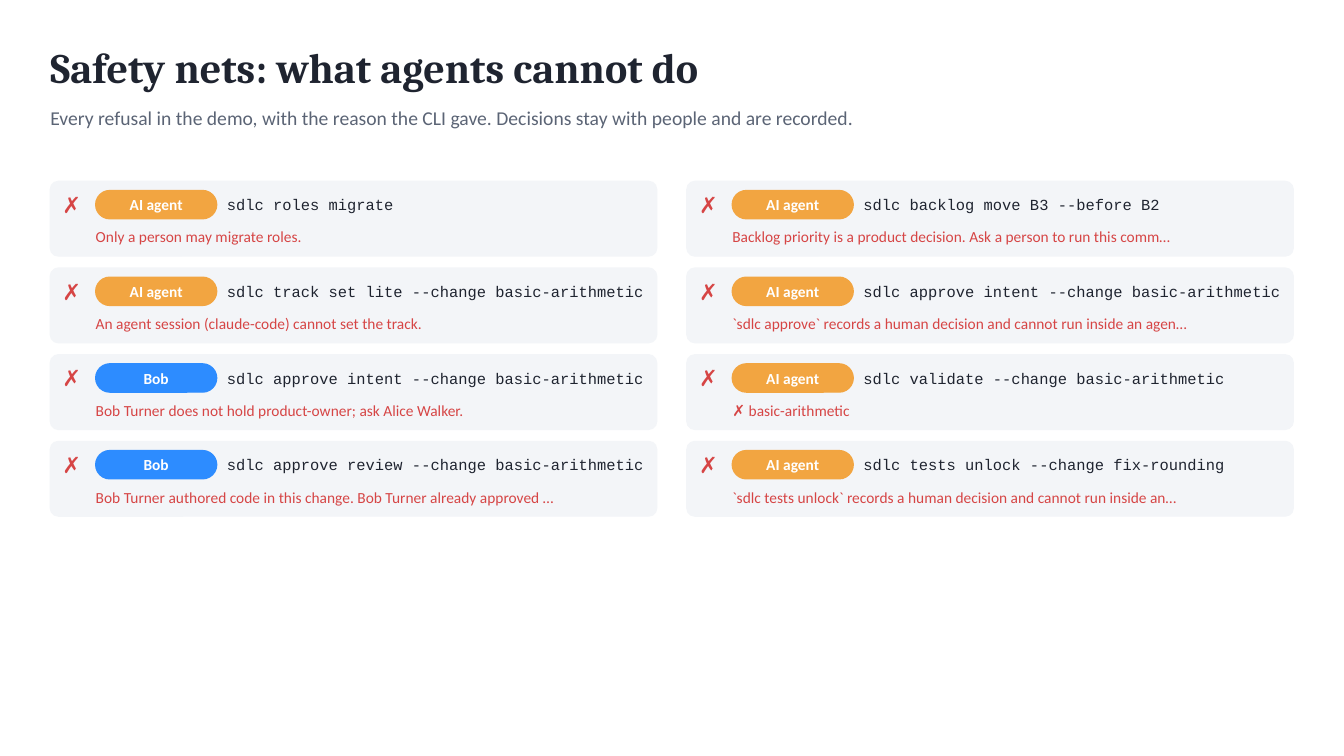
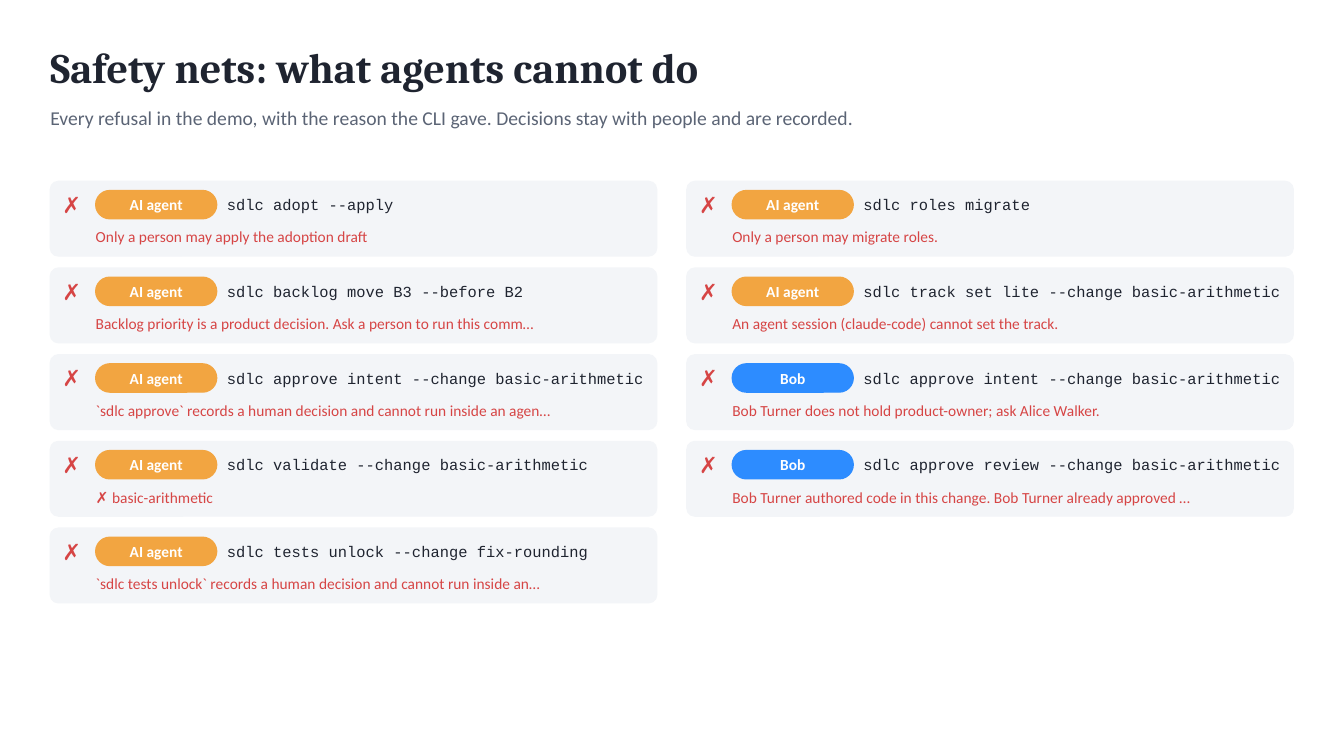
Before and after one commit to marin-ai-tech/sdlc, a slide deck: slide 15 of docs/demo/sdlc-calculator-demo.en.pptx. Drawn at 1344x756 pixels with LibreOffice and Linux fonts; fonts in the diff are those of the drawing. Boxes give left, top, right and bottom in pixels: in the first picture for what was removed or moved away, otherwise in the second. Text is boxed around its words. In the diff, an @@ line names an element or a change of style, - is before the commit and + after.

Commit message:
feat: backlog and adopt workflows, sdlc adopt, backlog edit, a stricter hook (0.7.0)
- /sdlc:backlog (/sdlc-backlog) works with the backlog from the agent: lists
  it, decomposes an epic or idea into items the person confirms, brings an
  item to ready and starts it; reordering and dropping stay the person's.
- sdlc backlog edit changes an item's title, outcome, criteria,
  dependencies, kind or risk, never its place or status.
- sdlc adopt analyses an existing project (stack, CI, CODEOWNERS, git
  authors) and drafts verify commands, protected paths and roles.yaml with a
  holder for every role a gate needs; sdlc adopt --apply writes them and only
  a person may run it.
- /sdlc:adopt (/sdlc-adopt) prepares an existing project for agents: layout,
  documents filled from the code with file references, the settings draft.
  sdlc init suggests it.
- Agents change openspec/backlog.md only through the CLI.
- The hook catches state-file writes through git checkout/restore,
  PowerShell cmdlets, backslash and ./ spellings, ln, patch renames and
  another letter case; human-only commands are recognized after global
  options, through sdlc.cmd and across line continuations; protected and test
  paths match regardless of case.

```diff
--- a/docs/demo/sdlc-calculator-demo.en.pptx
+++ b/docs/demo/sdlc-calculator-demo.en.pptx
@@ text at [227,199,394,213]: text changed @@
-sdlc roles migrate
+sdlc adopt --apply
@@ text at [863,199,1030,213]: text changed @@
-sdlc backlog move B3 --before B2
+sdlc roles migrate
@@ text at [96,231,367,245]: text changed @@
-Only a person may migrate roles.
+Only a person may apply the adoption draft
@@ text at [732,231,938,245]: text changed @@
-Backlog priority is a product decision. Ask a person to run this comm…
+Only a person may migrate roles.
@@ text at [227,286,524,300]: text changed @@
-sdlc track set lite --change basic-arithmetic
+sdlc backlog move B3 --before B2
@@ text at [863,286,1280,300]: text changed @@
-sdlc approve intent --change basic-arithmetic
+sdlc track set lite --change basic-arithmetic
@@ text at [96,318,534,332]: text changed @@
-An agent session (claude-code) cannot set the track.
+Backlog priority is a product decision. Ask a person to run this comm…
@@ text at [732,318,1058,332]: text changed @@
-`sdlc approve` records a human decision and cannot run inside an agen…
+An agent session (claude-code) cannot set the track.
@@ rounded rectangle at [96,364,217,392]: fill #2D8CFF to #F2A541; outline #2D8CFF 1 pt to #F2A541 1 pt @@
@@ text at [130,374,183,387]: text changed @@
-Bob
+AI agent
@@ rounded rectangle at [732,364,853,392]: fill #F2A541 to #2D8CFF; outline #F2A541 1 pt to #2D8CFF 1 pt @@
@@ text at [780,373,805,384]: text changed @@
-AI agent
+Bob
@@ text at [863,373,1280,387]: text changed @@
-sdlc validate --change basic-arithmetic
+sdlc approve intent --change basic-arithmetic
@@ text at [96,405,550,419]: text changed @@
-Bob Turner does not hold product-owner; ask Alice Walker.
+`sdlc approve` records a human decision and cannot run inside an agen…
@@ text at [732,405,1100,419]: text changed @@
-✗ basic-arithmetic
+Bob Turner does not hold product-owner; ask Alice Walker.
@@ rounded rectangle at [96,451,217,479]: fill #2D8CFF to #F2A541; outline #2D8CFF 1 pt to #F2A541 1 pt @@
@@ text at [130,460,183,473]: text changed @@
-Bob
+AI agent
@@ text at [227,459,588,473]: text changed @@
-sdlc approve review --change basic-arithmetic
+sdlc validate --change basic-arithmetic
@@ rounded rectangle at [732,451,853,479]: fill #F2A541 to #2D8CFF; outline #F2A541 1 pt to #2D8CFF 1 pt @@
@@ text at [780,459,805,470]: text changed @@
-AI agent
+Bob
@@ text at [863,459,1280,473]: text changed @@
-sdlc tests unlock --change fix-rounding
+sdlc approve review --change basic-arithmetic
@@ text at [112,492,213,503]: text changed @@
-Bob Turner authored code in this change. Bob Turner already approved …
+✗ basic-arithmetic
@@ text at [732,492,1175,506]: text changed @@
-`sdlc tests unlock` records a human decision and cannot run inside an…
+Bob Turner authored code in this change. Bob Turner already approved …
@@ rounded rectangle added at [50,528,656,603], fill #F3F5F8, outline #F3F5F8 1 pt @@
@@ text added at [63,536,93,567], 16 pt, text #D64545, bold @@
+✗
@@ rounded rectangle added at [96,537,217,566], fill #F2A541, outline #F2A541 1 pt @@
@@ text added at [130,547,183,560], 11 pt, text #FFFFFF, bold @@
+AI agent
@@ text added at [227,546,588,560], 11 pt, text #1F2430 @@
+sdlc tests unlock --change fix-rounding
@@ text added at [96,578,540,589], 11 pt, text #D64545 @@
+`sdlc tests unlock` records a human decision and cannot run inside an…
```
Also in this commit, not shown: 7 other slides changed, 53 other files.
